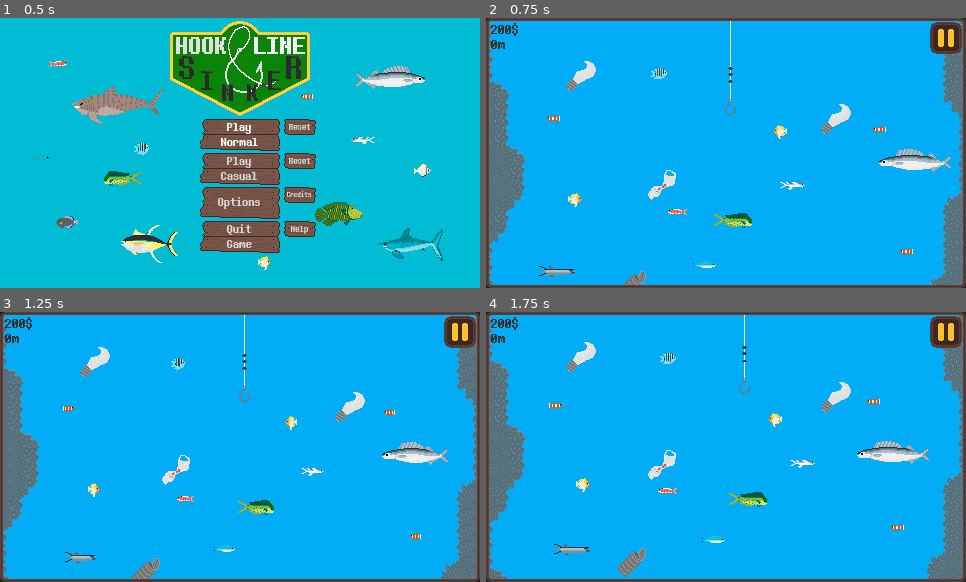
Above: before the commit, frames 1-4 (two rows, left to right).
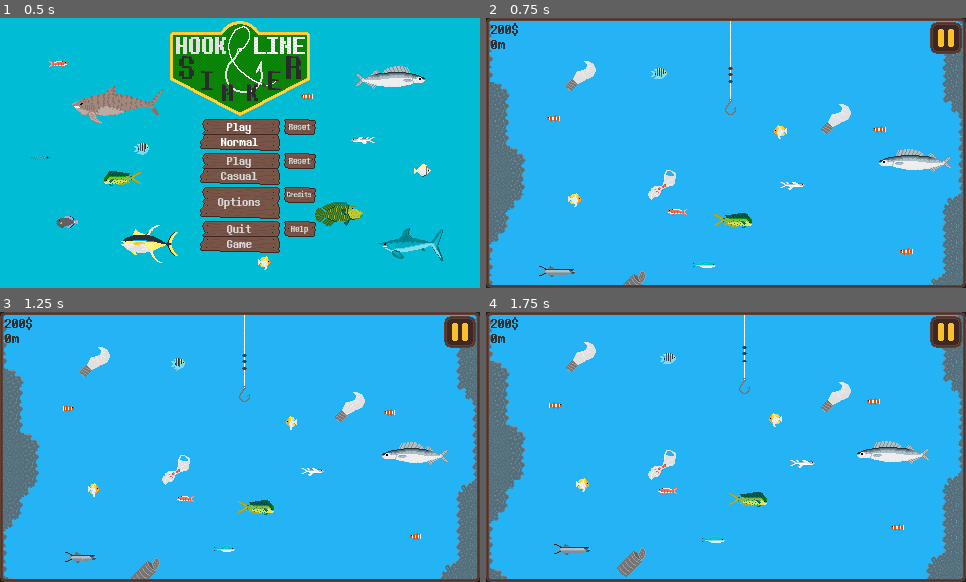
Above: after the commit, the same moments.

Repository: RaddiZeCat/HookLineAndSinkerGodot
Game: Godot game, scene res://Maps/main_menu.tscn
Two runs of this game, one before a commit and one after it. Both use one fixed random seed, a clock stepped at 60 frames per second and the inputs below. Sound files missing from this copy of the repository are replaced by a short silence.
Inputs (mouse positions are in pixels of both pictures, inside the frame that each line leads up to):
- Up to frame 1 (0.5 s): no input
- Up to frame 2 (0.75 s): click "Play Normal" at 0.5 s
- Up to frame 3 (1.25 s): no input
- Up to frame 4 (1.75 s): move the mouse to (831, 433) at 1.27 s; press the mouse at (831, 433) at 1.28 s; hold D (move_right) from 1.28 s (still down)

Frame 1 is identical in both runs. In frame 2, 87% of the frame differs, in the area x 0-100%, y 1-99%; in frame 3, 87%; in frame 4, 87%.
Error in both runs: Attempt to call function 'get_var' in base 'null instance' on a null instance. (res://Code/globals.gd:78)

Commit message:
Final Build

Diff:
--- a/Code/hook.gd
+++ b/Code/hook.gd
@@ -50,7 +50,7 @@
 		$Control/HBoxContainer/TextureRect2.visible = false
 		$Control/HBoxContainer/TextureRect3.visible = false
 		$Control/HBoxContainer/TextureRect4.visible = true
-		line_strength = 4
+		line_strength = 5
 
 	if Globals.sinker_state == 1:
 		sinker.set_frame(3)
--- a/Code/ocean_scene.gd
+++ b/Code/ocean_scene.gd
@@ -238,6 +238,7 @@
 	Globals.save_options()
 	$Camera2D/Control/ButtonPause.visible=true
 	get_tree().paused = false
+	Globals.save_options()
 	click()
 
 func pause_game():
@@ -509,16 +510,16 @@
 	clack()
 
 
-func _on_h_slider_master_changed():
+func _on_h_slider_master_value_changed(value):
 	volume = $"Camera2D/Control/Menu Paused/VBoxContainer/HSliderMaster".get("value")
 	AudioServer.set_bus_volume_db(AudioServer.get_bus_index("Master"),volume)
 
 
-func _on_h_slider_music_changed():
+func _on_h_slider_music_value_changed(value):
 	volume = $"Camera2D/Control/Menu Paused/VBoxContainer/HSliderMusic".get("value")
 	AudioServer.set_bus_volume_db(AudioServer.get_bus_index("Music"),volume)
 
 
-func _on_h_slider_sound_changed():
+func _on_h_slider_sound_value_changed(value):
 	volume = $"Camera2D/Control/Menu Paused/VBoxContainer/HSliderSound".get("value")
 	AudioServer.set_bus_volume_db(AudioServer.get_bus_index("Sound"),volume)
--- a/Maps/ocean_scene.tscn
+++ b/Maps/ocean_scene.tscn
@@ -652,6 +652,21 @@
 }
 point_count = 9
 
+[sub_resource type="Animation" id="Animation_5kbox"]
+length = 0.001
+tracks/0/type = "value"
+tracks/0/imported = false
+tracks/0/enabled = true
+tracks/0/path = NodePath(".:frame")
+tracks/0/interp = 1
+tracks/0/loop_wrap = true
+tracks/0/keys = {
+"times": PackedFloat32Array(0),
+"transitions": PackedFloat32Array(1),
+"update": 1,
+"values": [1]
+}
+
 [sub_resource type="Animation" id="Animation_2n06j"]
 resource_name = "bobbing"
 length = 2.0
@@ -667,21 +682,6 @@
 "transitions": PackedFloat32Array(1, 1),
 "update": 1,
 "values": [0, 1]
-}
-
-[sub_resource type="Animation" id="Animation_5kbox"]
-length = 0.001
-tracks/0/type = "value"
-tracks/0/imported = false
-tracks/0/enabled = true
-tracks/0/path = NodePath(".:frame")
-tracks/0/interp = 1
-tracks/0/loop_wrap = true
-tracks/0/keys = {
-"times": PackedFloat32Array(0),
-"transitions": PackedFloat32Array(1),
-"update": 1,
-"values": [1]
 }
 
 [sub_resource type="AnimationLibrary" id="AnimationLibrary_0cour"]
@@ -3212,12 +3212,12 @@
 [connection signal="pressed" from="Camera2D/Control/ButtonPause" to="." method="_on_button_pause_pressed"]
 [connection signal="pressed" from="Camera2D/Control/Menu Paused/ButtonUnpause" to="." method="_on_button_unpause_pressed"]
 [connection signal="pressed" from="Camera2D/Control/Menu Paused/Button" to="." method="_on_button_pressed"]
-[connection signal="changed" from="Camera2D/Control/Menu Paused/VBoxContainer/HSliderMaster" to="." method="_on_h_slider_master_changed"]
 [connection signal="drag_started" from="Camera2D/Control/Menu Paused/VBoxContainer/HSliderMaster" to="." method="_on_h_slider_master_drag_started"]
-[connection signal="changed" from="Camera2D/Control/Menu Paused/VBoxContainer/HSliderMusic" to="." method="_on_h_slider_music_changed"]
+[connection signal="value_changed" from="Camera2D/Control/Menu Paused/VBoxContainer/HSliderMaster" to="." method="_on_h_slider_master_value_changed"]
 [connection signal="drag_started" from="Camera2D/Control/Menu Paused/VBoxContainer/HSliderMusic" to="." method="_on_h_slider_music_drag_started"]
-[connection signal="changed" from="Camera2D/Control/Menu Paused/VBoxContainer/HSliderSound" to="." method="_on_h_slider_sound_changed"]
+[connection signal="value_changed" from="Camera2D/Control/Menu Paused/VBoxContainer/HSliderMusic" to="." method="_on_h_slider_music_value_changed"]
 [connection signal="drag_started" from="Camera2D/Control/Menu Paused/VBoxContainer/HSliderSound" to="." method="_on_h_slider_sound_drag_started"]
+[connection signal="value_changed" from="Camera2D/Control/Menu Paused/VBoxContainer/HSliderSound" to="." method="_on_h_slider_sound_value_changed"]
 [connection signal="pressed" from="Camera2D/Control/Game Over Menu/ButtonRetry" to="." method="_on_button_retry_pressed"]
 [connection signal="pressed" from="Camera2D/Control/Game Over Menu/ButtonMainMenu" to="." method="_on_button_main_menu_pressed"]
 [connection signal="pressed" from="Camera2D/Control/Game Over Menu/Shop Button 2" to="." method="_on_shop_button_2_pressed"]
--- a/project.godot
+++ b/project.godot
@@ -97,4 +97,4 @@
 [rendering]
 
 textures/canvas_textures/default_texture_filter=0
-environment/defaults/default_clear_color=Color(0, 0.717647, 1, 1)
+environment/defaults/default_clear_color=Color(0.505882, 0.831373, 0.980392, 1)
Not shown, changed: export_presets.cfg
